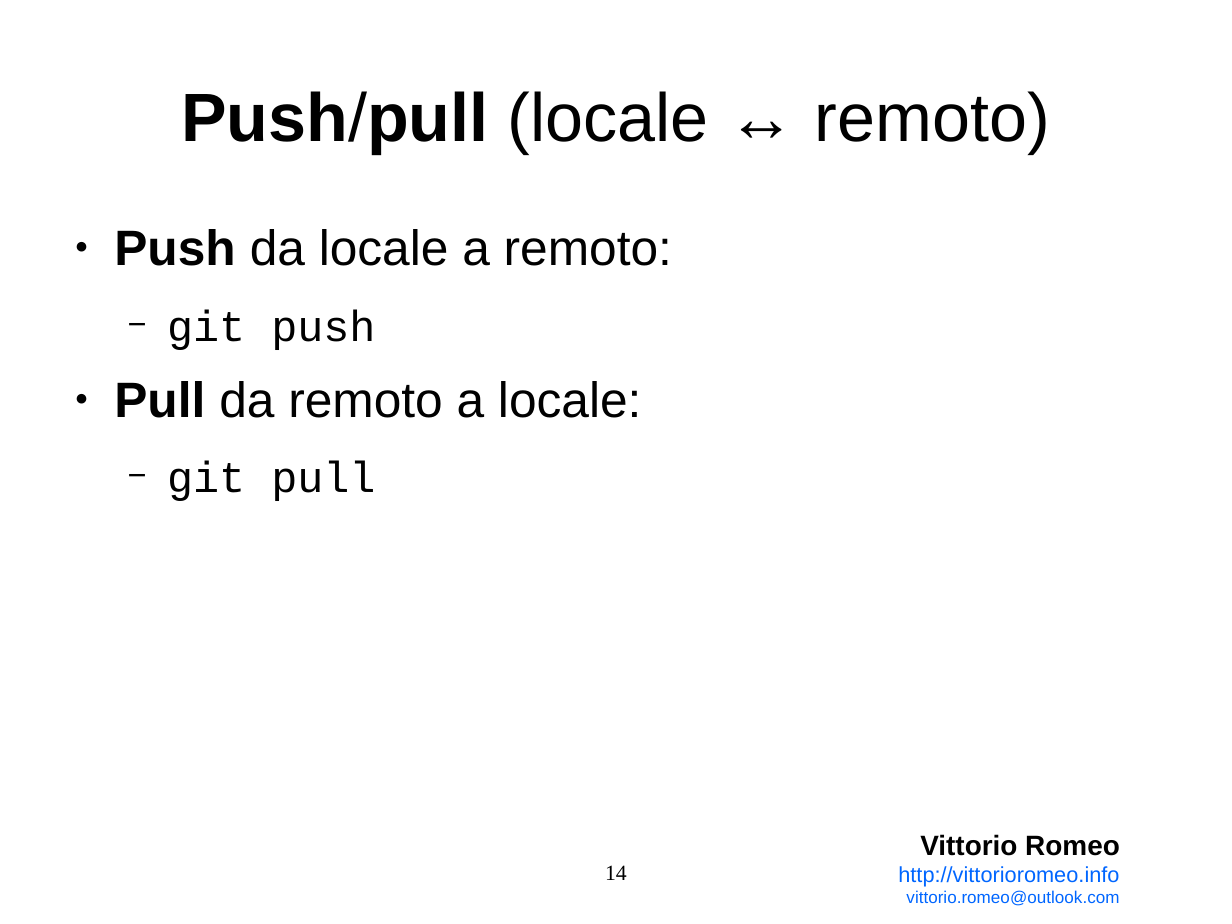
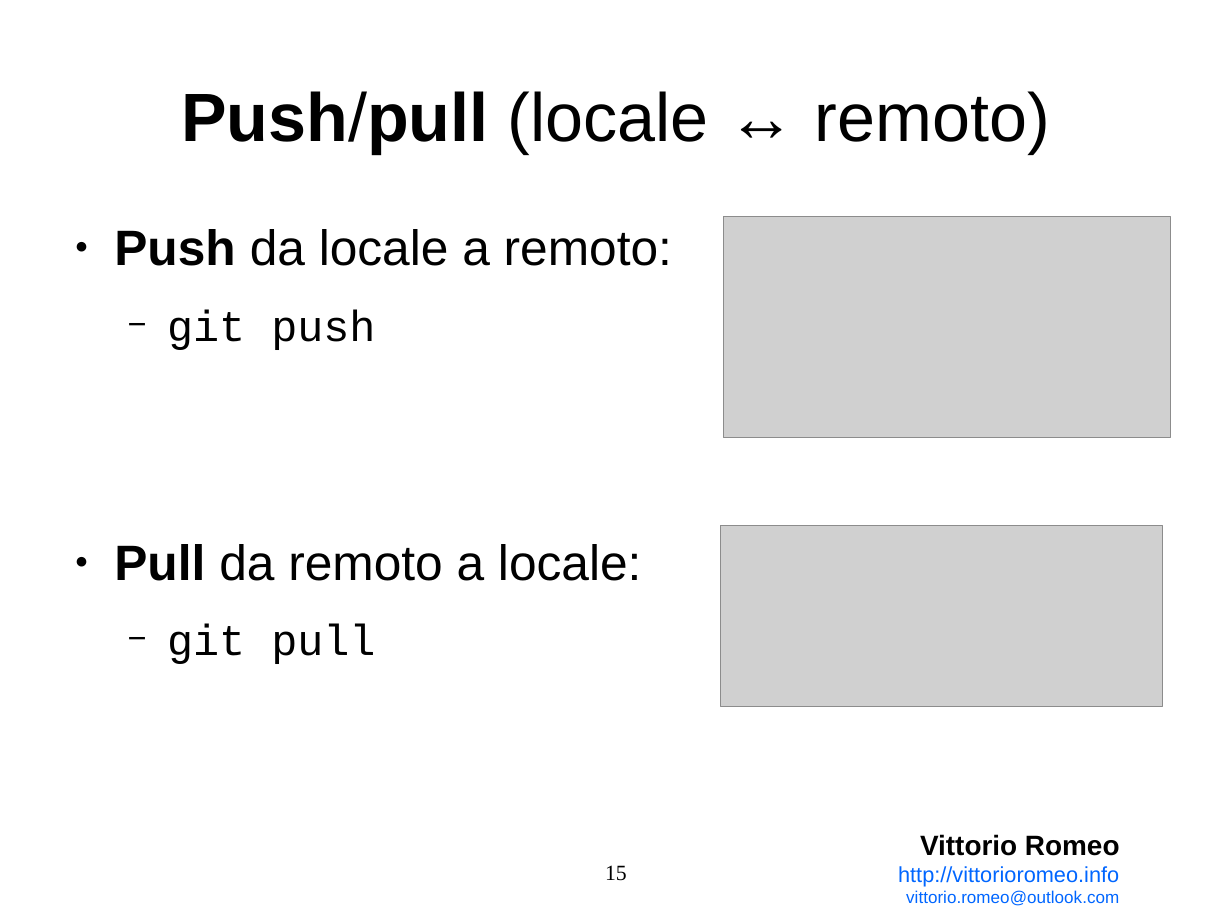
Before and after one commit to vittorioromeo/linuxDay2014, a slide deck: slide 15 of presentation.odp (slide 14 before the commit). Drawn at 1232x924 pixels with LibreOffice and Linux fonts; fonts in the diff are those of the drawing; grey boxes stand for pictures; background and template pictures are left out. Boxes give left, top, right and bottom in pixels: in the first picture for what was removed or moved away, otherwise in the second. Text is boxed around its words. In the diff, an @@ line names an element or a change of style, - is before the commit and + after.

```diff
--- a/presentation.odp
+++ b/presentation.odp
@@ text "Push da locale a remoto:" rewrapped from <box>114,229,672,501</box> to <box>114,229,672,664</box> @@
@@ picture added at <box>723,216,1171,437</box> @@
@@ picture added at <box>720,525,1163,707</box> @@
@@ page number at <box>605,865,627,881</box>: text changed @@
-14
+15
```
Also in this commit, not shown: 4 other slides changed, 2 slides added, 1 slide removed.
